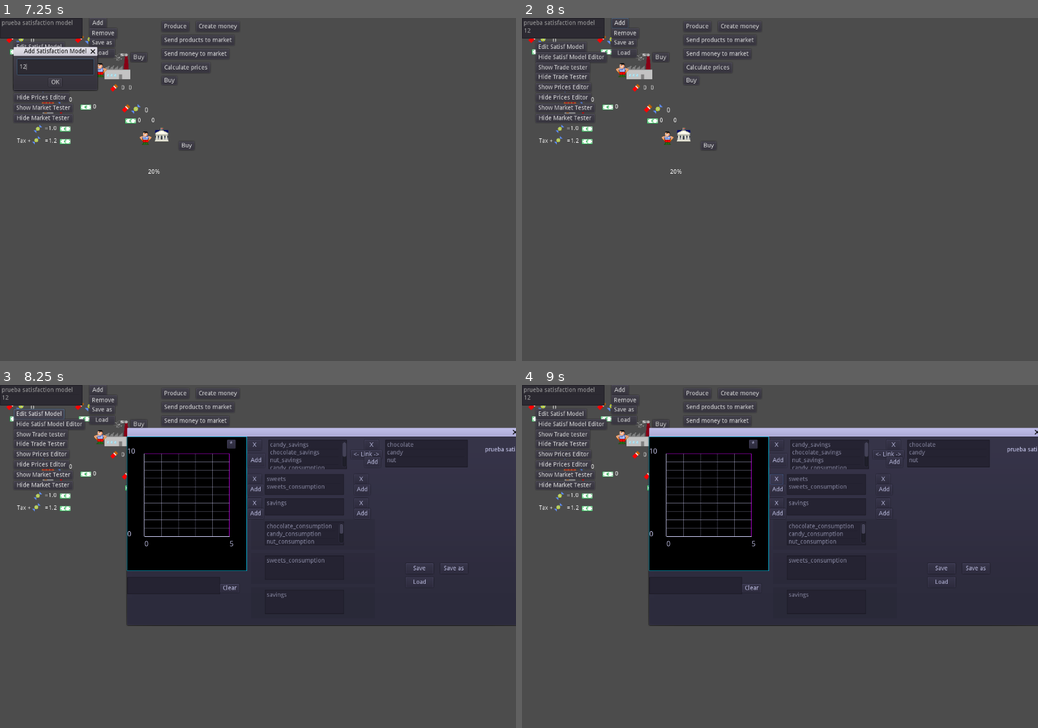
Above: before the commit, frames 1-4 (two rows, left to right).
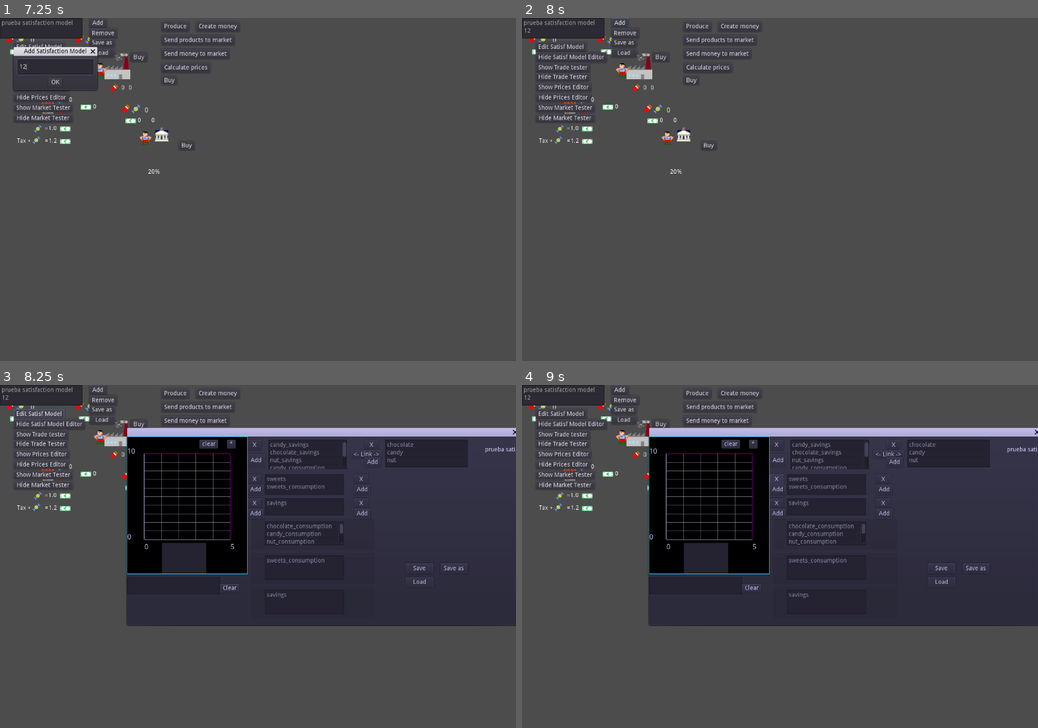
Above: after the commit, the same moments.

Repository: carlostgit/Fiat2
Game: Godot game, scene res://Fiat.tscn
Same seed, same stepped clock (60 frames per second), same inputs: the game is played once before the commit and once after it.
Inputs (mouse positions are in pixels of both pictures, inside the frame that each line leads up to):
- Up to frame 1 (7.25 s): click "Produce" at 0.5 s; click "Send products to market" at 1.25 s; click "Send money to market" at 2 s; click "Buy" at 2.75 s; click "Create money" at 3.5 s; click "Calculate prices" at 4.25 s; click "Buy" at 5 s; click "Add" at 5.75 s; click (56, 66) at 6.52 s; type "12" at 6.6 s
- Up to frame 2 (8 s): click "OK" at 7.25 s
- Up to frame 3 (8.25 s): click "Edit Satisf Model" at 8 s
- Up to frame 4 (9 s): click "X" at 8.75 s

Frames 1-2 are identical in both runs. In frame 3, 1.9% of the frame differs, in the area x 24-48%, y 15-56%; in frame 4, 1.9%.

Commit message:
Añado mejoras a Plotter. Y pequeños cambios de refactoring en Market

Diff:
--- a/Fiat.tscn
+++ b/Fiat.tscn
@@ -236,17 +236,17 @@
 
 [node name="Globals" type="Node" parent="."]
 script = ExtResource( 11 )
+[connection signal="pressed" from="ProduceButton" to="Factory2" method="_on_ProduceButton_pressed"]
 [connection signal="pressed" from="ProduceButton" to="Factory" method="_on_ProduceButton_pressed"]
-[connection signal="pressed" from="ProduceButton" to="Factory2" method="_on_ProduceButton_pressed"]
 [connection signal="pressed" from="CreateMoney" to="Government" method="_on_CreateMoney_pressed"]
+[connection signal="pressed" from="SendProductsToMarketButton" to="Factory2" method="_on_SendProductsToMarketButton_pressed"]
 [connection signal="pressed" from="SendProductsToMarketButton" to="Factory" method="_on_SendProductsToMarketButton_pressed"]
-[connection signal="pressed" from="SendProductsToMarketButton" to="Factory2" method="_on_SendProductsToMarketButton_pressed"]
+[connection signal="pressed" from="SendMoneyToMarketButton" to="Factory2" method="_on_SendMoneyToMarketButton_pressed"]
+[connection signal="pressed" from="SendMoneyToMarketButton" to="Government" method="_on_SendMoneyToMarketButton_pressed"]
 [connection signal="pressed" from="SendMoneyToMarketButton" to="Factory" method="_on_SendMoneyToMarketButton_pressed"]
-[connection signal="pressed" from="SendMoneyToMarketButton" to="Government" method="_on_SendMoneyToMarketButton_pressed"]
-[connection signal="pressed" from="SendMoneyToMarketButton" to="Factory2" method="_on_SendMoneyToMarketButton_pressed"]
 [connection signal="pressed" from="CalculatePrices" to="Shop" method="_on_CalculatePrices_pressed"]
+[connection signal="pressed" from="BuyButton" to="Factory2" method="_on_BuyButton_pressed"]
+[connection signal="pressed" from="BuyButton" to="Government" method="_on_BuyButton_pressed"]
 [connection signal="pressed" from="BuyButton" to="Factory" method="_on_BuyButton_pressed"]
-[connection signal="pressed" from="BuyButton" to="Government" method="_on_BuyButton_pressed"]
-[connection signal="pressed" from="BuyButton" to="Factory2" method="_on_BuyButton_pressed"]
 [connection signal="pressed" from="Government/Buy" to="Government" method="_on_Buy_pressed"]
 [connection signal="signal_tax_rate_changed" from="Globals" to="Government" method="_on_Globals_signal_tax_rate_changed"]
--- a/Plotter/Plotter.gd
+++ b/Plotter/Plotter.gd
@@ -46,7 +46,11 @@
 #Grupos de puntos
 var _groupid_points:Dictionary = {}
 var _groupid_color:Dictionary = {}
+var _groupid_color_selected:Dictionary = {}
 var _groupid_label:Dictionary = {}
+
+#Señales
+signal canvas_updated_signal
 
 #
 # Called when the node enters the scene tree for the first time.
@@ -89,8 +93,12 @@
 
 	_step_between_calculated_points = float(_max_x-_min_x)/float(_total_num_of_calculated_points)
 
+	_update_canvas()
+
+func _update_canvas():
+	emit_signal("canvas_updated_signal")
+	update_item_lists()
 	update()
-
 
 func clear():
 	_func_array.clear()
@@ -103,7 +111,7 @@
 	_groupid_color.clear()
 	_groupid_label.clear()
 
-	update()
+	_update_canvas()
 
 
 func clear_group_of_points(groupid_arg:int):
@@ -111,7 +119,7 @@
 	_groupid_color.erase(groupid_arg)
 	_groupid_label.erase(groupid_arg)
 
-	update()
+	_update_canvas()
 
 func add_func_ref(func_ref_arg:FuncRef, func_args_arg = [], label_arg:String = "", color_arg:Color = Color(0,1,1))->void:
 	_func_array.append(func_ref_arg)
@@ -121,7 +129,7 @@
 
 	_func_color_dict[func_ref_arg]=color_arg
 
-	update()
+	_update_canvas()
 
 func default_test_function(x_arg:float) -> float:
 	var y:float = x_arg*x_arg
@@ -130,7 +138,7 @@
 
 func updated_size()->void:
 	_recalculate_member_variables()
-	update()
+	_update_canvas()
 
 func _init(x_max_arg:float=5, y_max_arg:float=10, left_margin_arg:float=40, right_margin_arg:float=40, top_margin_arg:float=40, bottom_margin_arg:float=80, points_calculated_arg=100):
 	self.connect("item_rect_changed",self,"updated_size")
@@ -317,7 +325,7 @@
 func add_point(point_arg:Vector2):
 	_points_to_draw.append(point_arg)
 
-	update()
+	_update_canvas()
 
 func add_point_group(group_id:int, points_arg:Array, color_arg:Color = Color(0,1,1), label_arg = ""):
 
@@ -325,7 +333,7 @@
 	_groupid_color[group_id] = color_arg
 	_groupid_label[group_id] = label_arg
 
-	update()
+	_update_canvas()
 
 func draw_points(color_arg:Color = Color(0,1,0)):
 
@@ -350,6 +358,10 @@
 	for id in _groupid_points.keys():
 		var points:Array = _groupid_points[id]
 		var color:Color = _groupid_color[id]
+
+		if (_groupid_color_selected.has(id)):
+			color = _groupid_color_selected[id]
+
 		if points.empty():
 			continue
 
@@ -406,6 +418,11 @@
 func set_func_color(func_ref_arg:FuncRef, color_arg:FuncRef):
 	if self._func_color_dict.has(func_ref_arg):
 		self._func_color_dict[func_ref_arg] = color_arg
+
+func set_group_color(group_arg:int, color_arg:Color):
+	_groupid_color_selected.clear()
+	if self._groupid_color.has(group_arg):
+		self._groupid_color_selected[group_arg] = color_arg
 
 func set_min_x_axis_value(min_value:float):
 	_min_x = min_value
@@ -445,3 +462,28 @@
 		$YMaxSpinBox.hide()
 		$YMinSpinBox.hide()
 #	pass # Replace with function body.
+
+#func get_groupid_label()->Dictionary:
+#	return _groupid_label
+
+func update_item_lists():
+	if null != $GroupGraphItemList:
+		$GroupGraphItemList.clear()
+		for id in _groupid_label.keys():
+			var label = _groupid_label[id]
+			$GroupGraphItemList.add_item(label)
+#	var _groupid_points:Dictionary = {}
+#	var _groupid_color:Dictionary = {}
+#	var _groupid_label:Dictionary = {}
+
+
+
+
+func _on_GroupGraphItemList_item_selected(index):
+	var id = _groupid_label.keys()[index]
+	set_group_color(id,Color.white)
+	self.update()
+
+
+func _on_ClearButton_pressed():
+	clear()
--- a/Plotter/Plotter.tscn
+++ b/Plotter/Plotter.tscn
@@ -3,8 +3,8 @@
 [ext_resource path="res://Plotter/Plotter.gd" type="Script" id=1]
 
 [node name="Plotter" type="Control"]
-margin_right = 278.0
-margin_bottom = 313.0
+margin_right = 280.0
+margin_bottom = 320.0
 rect_min_size = Vector2( 200, 200 )
 script = ExtResource( 1 )
 __meta__ = {
@@ -64,8 +64,26 @@
 __meta__ = {
 "_edit_use_anchors_": false
 }
+
+[node name="GroupGraphItemList" type="ItemList" parent="."]
+margin_left = 80.0
+margin_top = 248.0
+margin_right = 184.0
+margin_bottom = 320.0
+__meta__ = {
+"_edit_use_anchors_": false
+}
+
+[node name="ClearButton" type="Button" parent="."]
+margin_left = 168.0
+margin_top = 8.0
+margin_right = 180.0
+margin_bottom = 28.0
+text = "clear"
 [connection signal="value_changed" from="XMaxSpinBox" to="." method="_on_XMaxSpinBox_value_changed"]
 [connection signal="value_changed" from="XMinSpinBox" to="." method="_on_XMinSpinBox_value_changed"]
 [connection signal="value_changed" from="YMaxSpinBox" to="." method="_on_YMaxSpinBox_value_changed"]
 [connection signal="value_changed" from="YMinSpinBox" to="." method="_on_YMinSpinBox_value_changed"]
 [connection signal="toggled" from="ShowControlsButton" to="." method="_on_ShowControlsButton_toggled"]
+[connection signal="item_selected" from="GroupGraphItemList" to="." method="_on_GroupGraphItemList_item_selected"]
+[connection signal="pressed" from="ClearButton" to="." method="_on_ClearButton_pressed"]
--- a/PriceCalculation/Market.gd
+++ b/PriceCalculation/Market.gd
@@ -59,9 +59,12 @@
 			product_info.add_price_iteration(price)
 
 	func are_prices_evolving()->bool:
+
 		var prices_evolving:bool = false
 		for product in Prices.get_products():
 			var product_info:ProductPriceAdjustmentInfo = _product_loginfo[product]
+#			if 125==product_info.get_all_prices().size():
+#				print("debugeo")
 			if (product_info.get_prices().size()>1 and
 				false == product_info.are_prices_changing()):
 				continue
@@ -120,8 +123,8 @@
 	var _last_prices:Array = []
 	var _all_prices:Array = []
 
-	var _num_price_tops:Array = []
-	var _num_price_bottoms:Array = []
+	var _num_last_price_tops:Array = []
+	var _num_last_price_bottoms:Array = []
 
 	func reset():
 		_iteration = 0
@@ -161,8 +164,8 @@
 		_last_prices.push_back(price_arg)
 		_all_prices.push_back(price_arg)
 
-		_num_price_tops.push_back(_calculate_num_price_tops())
-		_num_price_bottoms.push_back(_calculate_num_price_bottoms())
+		_num_last_price_tops.push_back(_calculate_num_price_tops())
+		_num_last_price_bottoms.push_back(_calculate_num_price_bottoms())
 #	func get_max_price_from_last_iterations():
 #		var max_price:float = 0.0
 #		for i in range(_last_prices.size()-1, 0, -1):
@@ -180,17 +183,17 @@
 #		return min_price
 
 	func get_num_price_tops_array()->Array:
-		return _num_price_tops
+		return _num_last_price_tops
 
 	func get_num_price_bottoms_array()->Array:
-		return _num_price_bottoms
+		return _num_last_price_bottoms
 
 
 	func get_num_price_tops()->int:
-		return _num_price_tops.back()
+		return _num_last_price_tops.back()
 
 	func get_num_price_bottoms()->int:
-		return _num_price_bottoms.back()
+		return _num_last_price_bottoms.back()
 
 
 	func _calculate_num_price_tops()->int:
--- a/PriceCalculation/MarketTesterScene.gd
+++ b/PriceCalculation/MarketTesterScene.gd
@@ -286,7 +286,7 @@
 ##		var color:Color = Color(red,green,blue)
 		var color:Color = Color(0,1,0,0.5)
 
-		$Plotter.add_point_group(count, price_array_vector2, color, "                                           tops"+product)
+		$Plotter.add_point_group(count, price_array_vector2, color, "tops_"+product)
 
 	for product in product_pricebottoms_arg.keys():
 		count+=1
